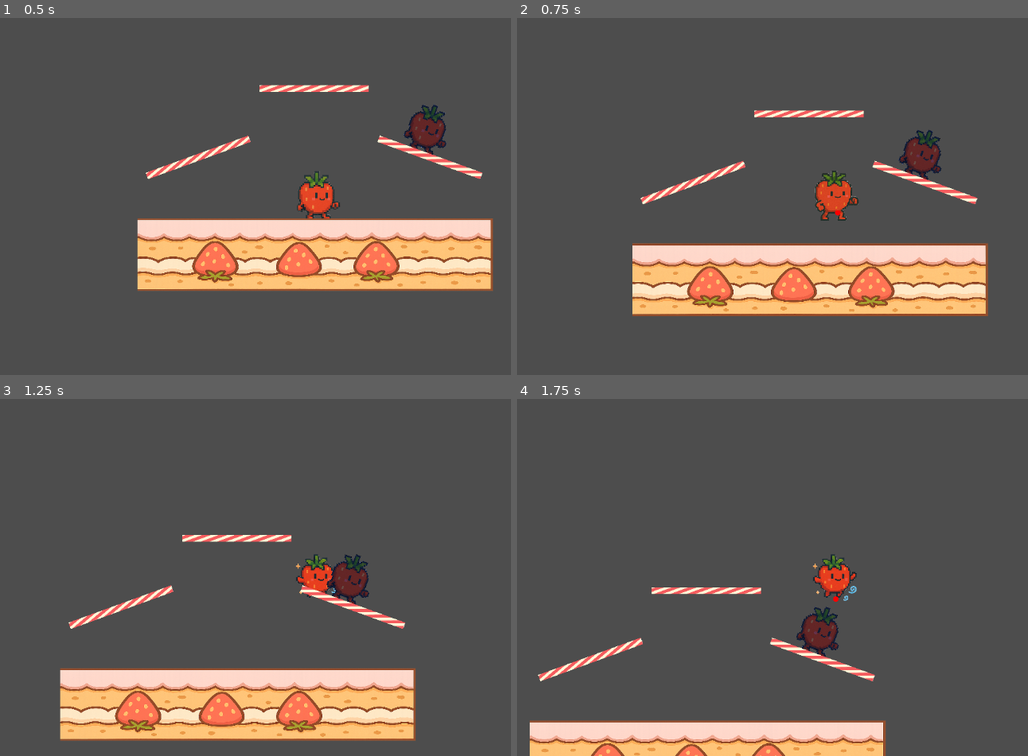
Above: before the commit, frames 1-4 (two rows, left to right).
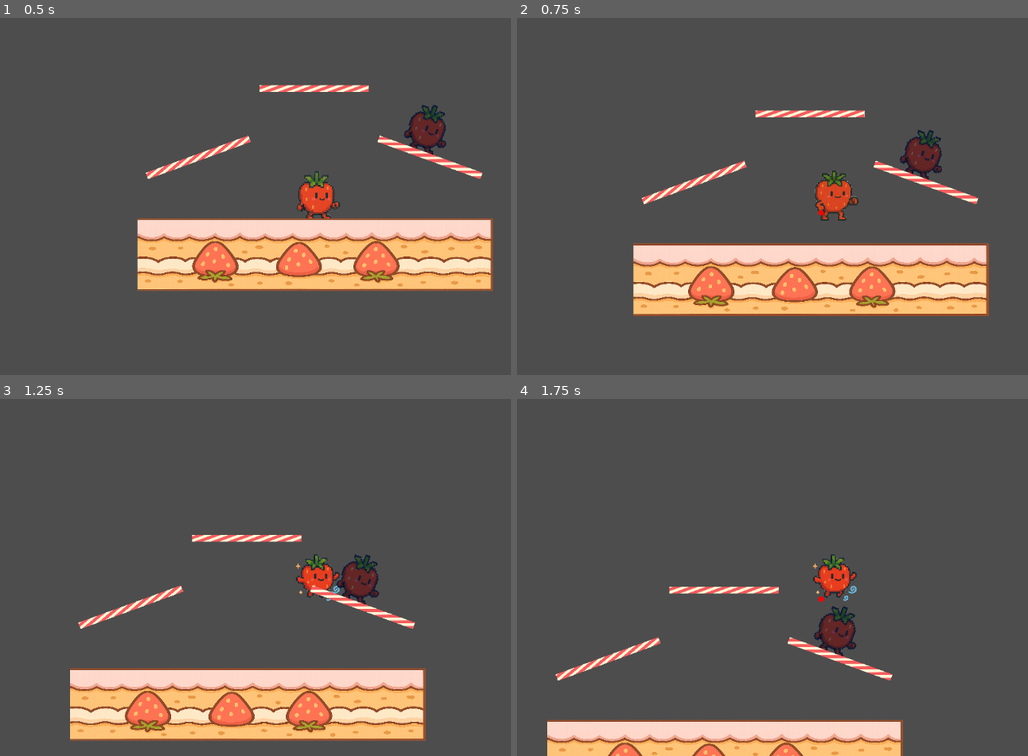
Above: after the commit, the same moments.

Repository: ktarrant/shortcake
Game: Godot game, scene res://scenes/main/Main.tscn
The game is run twice, just before and just after one commit, with the same random seed, the same clock (stepped at 60 frames per second) and the same inputs.
Inputs:
- Up to frame 1 (0.5 s): no input
- Up to frame 2 (0.75 s): tap Enter at 0.5 s; hold Right (move_right) from 0.53 s (still down); hold Up (jump) from 0.53 s (still down); tap D (attack) at 0.6 s
- Up to frame 3 (1.25 s): keep holding Right (move_right); keep holding Up (jump)
- Up to frame 4 (1.75 s): keep holding Right (move_right); release Up (jump) at 1.28 s; tap Up (jump) at 1.35, 1.52 s; tap D (attack) at 1.55 s

Frame 1 is identical in both runs. In frame 2, 1.9% of the frame differs, in the area x 22-93%, y 25-84%; in frame 3, 7.3%, in the area x 11-84%, y 38-96%; in frame 4, 5.9%.

Commit message:
fix attack reg and add hitstun

Diff:
--- a/project.godot
+++ b/project.godot
@@ -44,6 +44,11 @@
 , Object(InputEventJoypadButton,"resource_local_to_scene":false,"resource_name":"","device":-1,"button_index":0,"pressure":0.0,"pressed":false,"script":null)
 ]
 }
+move_up={
+"deadzone": 0.2,
+"events": [Object(InputEventKey,"resource_local_to_scene":false,"resource_name":"","device":0,"window_id":0,"alt_pressed":false,"shift_pressed":false,"ctrl_pressed":false,"meta_pressed":false,"pressed":false,"keycode":0,"physical_keycode":4194320,"key_label":0,"unicode":0,"location":0,"echo":false,"script":null)
+]
+}
 
 [rendering]
 
--- a/scenes/player/Attack.tscn
+++ b/scenes/player/Attack.tscn
@@ -11,3 +11,5 @@
 
 [node name="CollisionShape2D" type="CollisionShape2D" parent="Area2D"]
 shape = SubResource("CircleShape2D_210ii")
+
+[connection signal="body_entered" from="Area2D" to="." method="_on_body_entered"]
--- a/scripts/Attack.gd
+++ b/scripts/Attack.gd
@@ -5,6 +5,8 @@
 @export var duration := 0.2
 
 @onready var shape := $Area2D/CollisionShape2D.shape as Shape2D
+
+var attacker: Player  # instead of 'owner'
 
 func _draw():
 	if shape is CircleShape2D:
@@ -21,5 +23,5 @@
 	queue_free()
 
 func _on_body_entered(body):
-	if body is Player and body != owner:
+	if body is Player and body != attacker:
 		body.apply_damage(damage, knockback)
--- a/scripts/Player.gd
+++ b/scripts/Player.gd
@@ -21,16 +21,23 @@
 var can_fast_fall := true
 var dropped_through_platform := false
 var jump_cut_applied := false
-var is_hanging := false  # placeholder if you return to edge grabbing
 var is_attacking := false
 var overlapping_player_count := 0
 var percent := 0
+
+var is_in_hitstun := false
+var hitstun_timer := 0.0
 
 func _ready():
 	floor_max_angle = deg_to_rad(60)
 	sprite.modulate = character_tint
 
 func _physics_process(delta):
+	if is_in_hitstun:
+		hitstun_timer -= delta
+		if hitstun_timer <= 0:
+			is_in_hitstun = false
+
 	handle_input()
 	apply_physics(delta)
 	move_and_slide()
@@ -39,55 +46,50 @@
 	update_sprite_rotation()
 	update_animation()
 
-func get_movement_input(player_id := 0) -> Vector2:
-	var stick_input := Vector2(
-		Input.get_joy_axis(player_id, JOY_AXIS_LEFT_X),
-		-Input.get_joy_axis(player_id, JOY_AXIS_LEFT_Y)
+func get_movement_input() -> Vector2:
+	var stick := Vector2(
+		Input.get_joy_axis(0, JOY_AXIS_LEFT_X),
+		-Input.get_joy_axis(0, JOY_AXIS_LEFT_Y)
 	)
 
-	var keyboard_input := Vector2.ZERO
-	if Input.is_action_pressed("move_right"):
-		keyboard_input.x += 1
-	if Input.is_action_pressed("move_left"):
-		keyboard_input.x -= 1
-	if Input.is_action_pressed("move_down"):
-		keyboard_input.y -= 1  # Inverted Y
-	if Input.is_action_pressed("move_up"):
-		keyboard_input.y += 1
+	var keys := Vector2.ZERO
+	if Input.is_action_pressed("move_right"): keys.x += 1
+	if Input.is_action_pressed("move_left"): keys.x -= 1
+	if Input.is_action_pressed("move_down"): keys.y -= 1
+	if Input.is_action_pressed("move_up"): keys.y += 1
 
-	var combined := stick_input + keyboard_input
-	return combined.normalized() if combined.length() >= 0.2 else Vector2.ZERO
+	var combined := stick + keys
+	return combined.normalized() if combined.length() > 0.2 else Vector2.ZERO
 
 func handle_input():
-	if is_dummy:
+	if is_dummy or is_attacking or is_in_hitstun:
 		return
 
-	var input_direction := get_movement_input()
+	var input_dir := get_movement_input()
 
-	# Flip sprite based on input
-	if input_direction.x != 0:
-		sprite.flip_h = input_direction.x < 0
+	if input_dir.x != 0:
+		sprite.flip_h = input_dir.x < 0
 
-	# Apply slowdown if overlapping another player
-	var slowdown_factor := 1.0
-	if overlapping_player_count > 0:
-		slowdown_factor = 0.7
+	var slowdown := 0.7 if overlapping_player_count > 0 else 1.0
 
-	# Walk
 	if is_on_floor():
-		var floor_normal = get_floor_normal()
-		var floor_right = Vector2(-floor_normal.y, floor_normal.x)
-		var walk_direction = 1 if input_direction.x > 0 else (-1 if input_direction.x < 0 else 0)
-		velocity = floor_right * walk_direction * speed * slowdown_factor
+		if input_dir.x != 0:
+			var normal = get_floor_normal()
+			var floor_right = Vector2(-normal.y, normal.x)
+			var dir = sign(input_dir.x)
+			velocity = floor_right * dir * speed * slowdown
+		else:
+			velocity.x = 0
 	else:
-		if input_direction.x != 0:
-			velocity.x = lerp(velocity.x, input_direction.x * speed * slowdown_factor, air_control_strength)
+		if input_dir.x != 0:
+			velocity.x = lerp(velocity.x, input_dir.x * speed * slowdown, air_control_strength)
 
-	# Down input: drop through platform or fast-fall
-	if input_direction.y < -0.7:
+	# Drop-through / fast-fall
+	if input_dir.y < -0.7:
 		if is_on_floor() and get_floor_normal().y < -0.7 and not dropped_through_platform:
 			set_collision_mask_value(one_way_platform_layer, false)
 			dropped_through_platform = true
+			velocity.y += fast_fall_burst
 		elif not is_on_floor() and can_fast_fall:
 			velocity.y += fast_fall_burst
 			can_fast_fall = false
@@ -98,24 +100,18 @@
 		if is_on_floor():
 			jump_vector = get_floor_normal().normalized()
 		velocity += jump_vector * jump_force
-
 		jump_count += 1
 		can_fast_fall = true
 		jump_cut_applied = false
 
+	# Attack
 	if Input.is_action_just_pressed("attack") and not is_attacking:
 		is_attacking = true
 		sprite.play("neutral_attack")
-		var direction := Vector2.ZERO
-		# Neutral attack - simple forward jab
-		if is_on_floor():
-			var floor_normal = get_floor_normal()
-			direction = Vector2(-floor_normal.y, floor_normal.x).normalized()
-			if sprite.flip_h:
-				direction = -direction
-		else:
-			direction = Vector2(-1 if sprite.flip_h else 1, 0)  # fallback neutral direction
-
+		var normal = get_floor_normal()
+		var direction = Vector2(-normal.y, normal.x).normalized()
+		if sprite.flip_h:
+			direction = -direction
 		perform_attack(direction)
 
 func apply_physics(delta):
@@ -138,14 +134,13 @@
 func update_sprite_rotation():
 	if is_on_floor():
 		var normal = get_floor_normal()
-		var angle = atan2(normal.x, -normal.y)
-		sprite.rotation = angle
+		sprite.rotation = atan2(normal.x, -normal.y)
 	else:
 		sprite.rotation = lerp_angle(sprite.rotation, 0.0, 0.2)
 
 func update_animation():
 	if is_attacking:
-		return  # Don't override the attack animation
+		return
 
 	if is_on_floor():
 		if abs(velocity.x) > 0.1:
@@ -154,37 +149,28 @@
 			sprite.play("idle")
 	else:
 		if velocity.y < 0:
-			if Input.is_action_pressed("jump"):
-				sprite.play("jump_hold")
-			else:
-				sprite.play("jump_release")
+			sprite.play("jump_hold") if Input.is_action_pressed("jump") else sprite.play("jump_release")
 		else:
 			sprite.play("jump_release")
 
-func respawn(respawn_position: Vector2):
-	velocity = Vector2.ZERO
-	global_position = respawn_position
-
-	jump_count = 0
-	can_fast_fall = true
-	dropped_through_platform = false
-	jump_cut_applied = false
-	is_hanging = false
-	sprite.rotation = 0
-	sprite.play("idle")
-
 func perform_attack(direction: Vector2):
 	var attack = Attack.instantiate()
-	attack.owner = self
-	attack.global_position = global_position + direction.normalized() * 64
-	attack.knockback = direction.normalized() * 200
-	add_sibling(attack)
+	attack.attacker = self
+	attack.global_position = global_position + direction * 64
+	attack.knockback = direction * 200
+	get_parent().add_child(attack)
 
 func apply_damage(amount: int, knockback: Vector2):
+	print("apply_damage")
 	percent += amount
-	velocity += knockback * (1 + percent / 100.0)  # scaled knockback
+	velocity += knockback * (1 + percent / 100.0)
+	is_in_hitstun = true
+	hitstun_timer = 0.25  # seconds
 
-# ----- Callbacks -----
+func _on_AnimatedSprite2D_animation_finished():
+	if sprite.animation == "neutral_attack":
+		is_attacking = false
+
 func _on_OverlapArea_body_entered(body):
 	if body is Player and body != self:
 		overlapping_player_count += 1
@@ -193,6 +179,16 @@
 	if body is Player and body != self:
 		overlapping_player_count = max(overlapping_player_count - 1, 0)
 
-func _on_AnimatedSprite2D_animation_finished():
-	if sprite.animation == "neutral_attack":
-		is_attacking = false
+func respawn(respawn_position: Vector2):
+	global_position = respawn_position
+	velocity = Vector2.ZERO
+	jump_count = 0
+	can_fast_fall = true
+	dropped_through_platform = false
+	jump_cut_applied = false
+	is_attacking = false
+	is_in_hitstun = false
+	hitstun_timer = 0.0
+	percent = 0
+	sprite.rotation = 0
+	sprite.play("idle")
